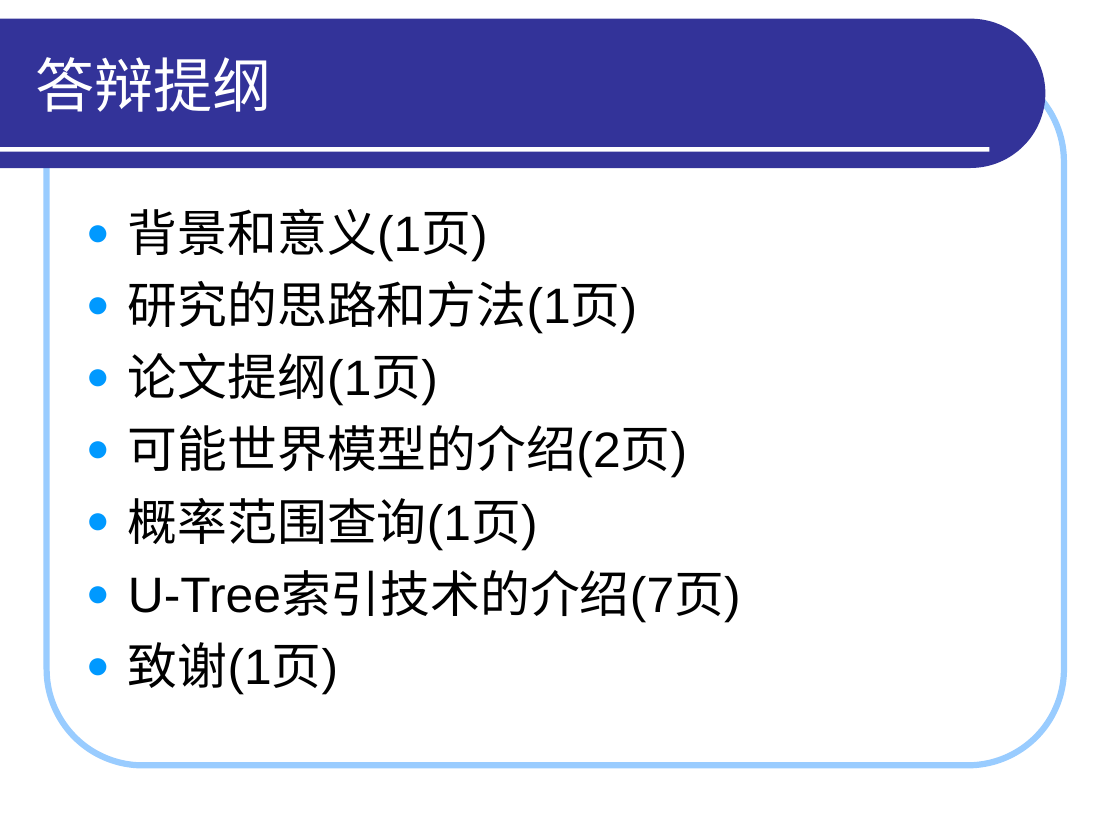
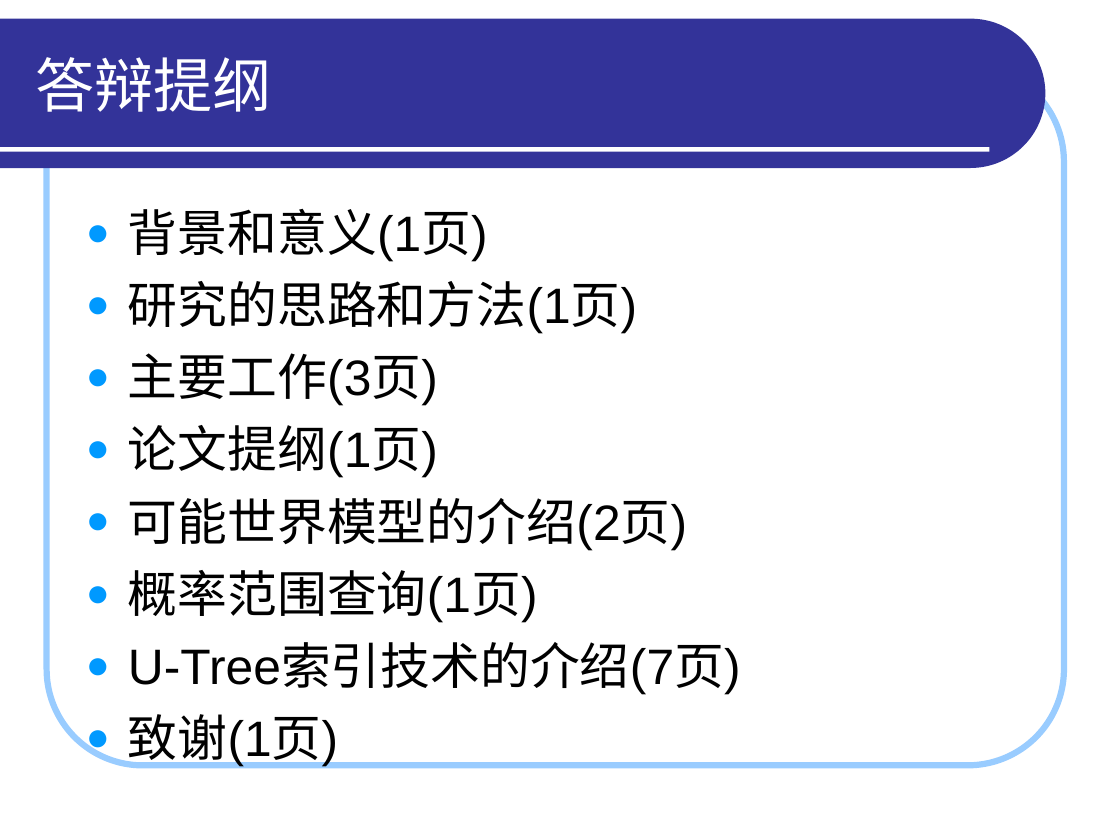
Before and after one commit to HiltonWei/wpstest, a slide deck: slide 2 of branches/区钺坚/读书报告/答辩演示_区钺坚.ppt. Drawn at 1120x840 pixels with LibreOffice and Linux fonts; fonts in the diff are those of the drawing. Boxes give left, top, right and bottom in pixels: in the first picture for what was removed or moved away, otherwise in the second. Text is boxed around its words. In the diff, an @@ line names an element or a change of style, - is before the commit and + after.

```diff
--- a/branches/区钺坚/读书报告/答辩演示_区钺坚.ppt
+++ b/branches/区钺坚/读书报告/答辩演示_区钺坚.ppt
@@ text at box(128, 353, 438, 406): paragraph added @@
+● 主要工作(3页)
```
Also in this commit, not shown: 7 other slides changed, 5 slides added, 1 other file.
